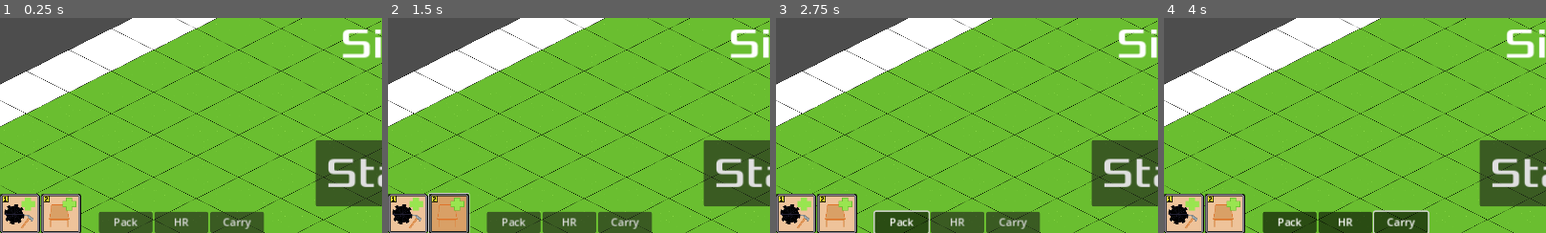
Above: before the commit, frames 1-4 (left to right).
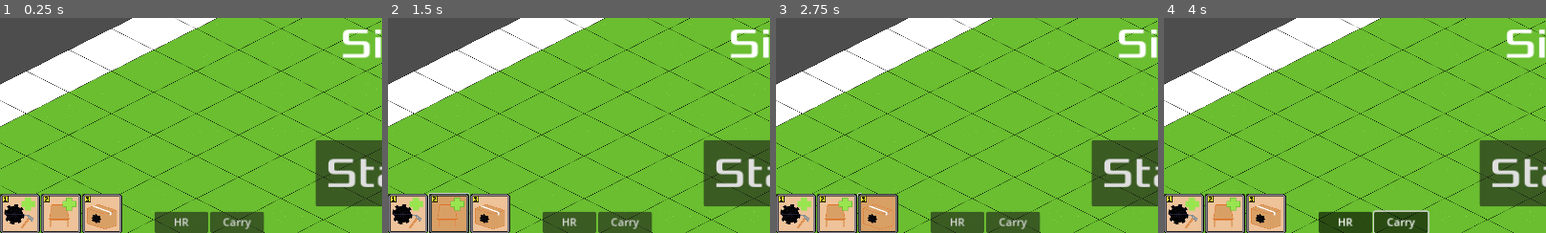
Above: after the commit, the same moments.

Repository: Final-Parsec/office-sim
Game: Godot game, scene res://main.tscn
The game is run twice, just before and just after one commit, with the same random seed, the same clock (stepped at 60 frames per second) and the same inputs.
Inputs (mouse positions are % of the whole screen's width and height, from its top left; square brackets give the same spot before the commit, where the layout moved):
- Up to frame 1 (0.25 s): no input
- Up to frame 2 (1.5 s): click (0, 91) at 0.5 s; click (8, 96) at 1.25 s
- Up to frame 3 (2.75 s): click (11, 91) [16, 98] at 2 s
- Up to frame 4 (4 s): click "HR" at 2.75 s; click "Carry" at 3.5 s
The pictures show only the part of the screen within x 0-50%, y 50-100%; the shares and areas given below are measured in that part.

The runs differ from the first frame. In frame 1, 2.7% of the frame differs, in the area x 21-40%, y 81-100%; in frame 2, 2.7%; in frame 3, 2.8%, in the area x 21-41%, y 81-100%; in frame 4, 2.7%.

Commit message:
pack action button

Diff:
--- a/game/hud.gd
+++ b/game/hud.gd
@@ -74,6 +74,8 @@
 			$ActionBar/WidgetButton.set_active_texture()
 		Enums.Actions.FURNITURE:
 			$ActionBar/FurnitureButton.set_active_texture()
+		Enums.Actions.PACK:
+			$ActionBar/PackButton.set_active_texture()
 
 	GameState.selected_action = selected_action
 	action_bar_button_pressed.emit()
--- a/game/hud.tscn
+++ b/game/hud.tscn
@@ -9,6 +9,8 @@
 [ext_resource type="Texture2D" uid="uid://ndlb74qnveg0" path="res://art/colm_reeves1.png" id="5_epwqy"]
 [ext_resource type="Texture2D" uid="uid://cwqbw2815e21a" path="res://art/action_bar_two1.png" id="6_qj8jc"]
 [ext_resource type="Texture2D" uid="uid://cymqmdhhbkcc0" path="res://art/action_bar_two2.png" id="7_aa0w3"]
+[ext_resource type="Texture2D" uid="uid://dqsp2j0yxw1f0" path="res://art/action_bar_three1.png" id="8_bk342"]
+[ext_resource type="Texture2D" uid="uid://coo65m6357sbn" path="res://art/action_bar_three2.png" id="9_upxfc"]
 
 [sub_resource type="Shortcut" id="Shortcut_wpxgg"]
 
@@ -173,17 +175,16 @@
 default_texture = ExtResource("6_qj8jc")
 active_texture = ExtResource("7_aa0w3")
 
-[node name="PackButton" type="Button" parent="."]
-anchors_preset = 2
-anchor_top = 1.0
-anchor_bottom = 1.0
-offset_left = 149.0
-offset_top = -31.0
-offset_right = 230.0
-grow_vertical = 0
-toggle_mode = true
-shortcut = SubResource("Shortcut_dr0wh")
-text = "Pack"
+[node name="PackButton" parent="ActionBar" instance=ExtResource("3_7j8t7")]
+layout_mode = 1
+offset_left = 124.0
+offset_top = -59.0
+offset_right = 132.0
+offset_bottom = -51.0
+button_group = SubResource("ButtonGroup_bhlso")
+shortcut = SubResource("Shortcut_6cy3v")
+default_texture = ExtResource("8_bk342")
+active_texture = ExtResource("9_upxfc")
 
 [node name="HRButton" type="Button" parent="."]
 anchors_preset = 2
@@ -349,7 +350,7 @@
 [connection signal="timeout" from="MessageTimer" to="." method="_on_message_timer_timeout"]
 [connection signal="pressed" from="ActionBar/WidgetButton" to="." method="on_widget_button_pressed"]
 [connection signal="pressed" from="ActionBar/FurnitureButton" to="." method="_on_furniture_button_pressed"]
-[connection signal="pressed" from="PackButton" to="." method="_on_pack_button_pressed"]
+[connection signal="pressed" from="ActionBar/PackButton" to="." method="_on_pack_button_pressed"]
 [connection signal="pressed" from="HRButton" to="." method="_on_hr_button_pressed"]
 [connection signal="pressed" from="CarryButton" to="." method="_on_carry_button_pressed"]
 [connection signal="visibility_changed" from="HRPanel" to="." method="_on_hr_panel_visibility_changed"]
Binary file added: game/art/action_bar_three1.png
Not shown, added: game/art/action_bar_three1.png.import
Binary file added: game/art/action_bar_three2.png
Not shown, added: game/art/action_bar_three2.png.import
Not shown: 2 places in game/hud.tscn that only renumber resources
Not shown, added: art/action_bar_three.aseprite
